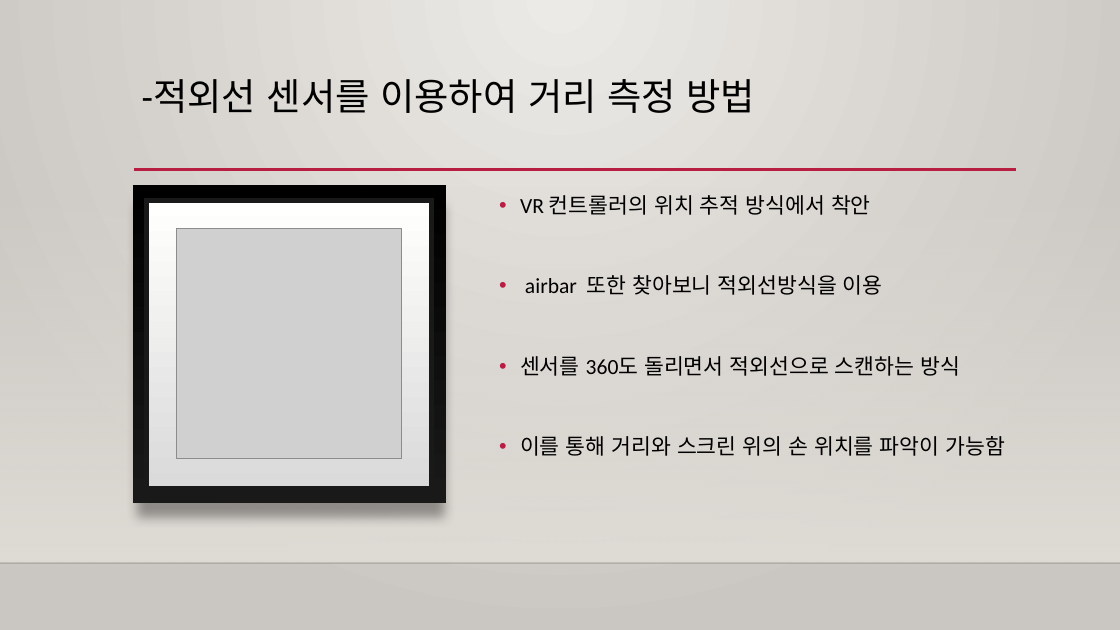
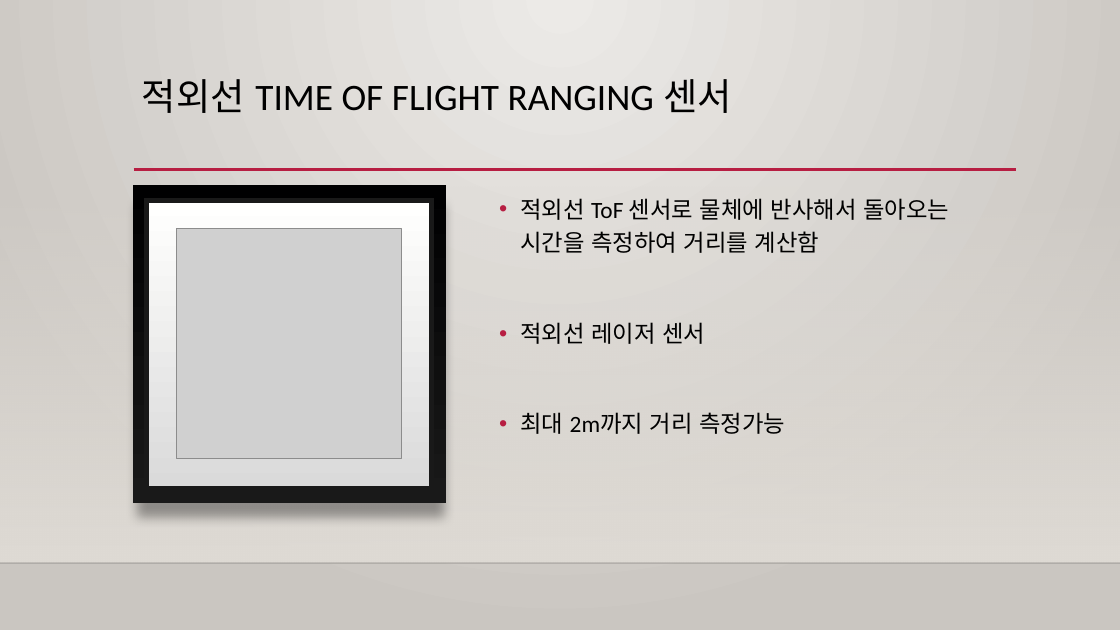
Before and after one commit to Capstone-Design/Documents, a slide deck: slide 4 of 캡스톤디자인발표.pptx (slide 5 before the commit). Drawn at 1120x630 pixels with LibreOffice and Linux fonts; fonts in the diff are those of the drawing; grey boxes stand for pictures; background and template pictures are left out. Boxes give left, top, right and bottom in pixels: in the first picture for what was removed or moved away, otherwise in the second. Text is boxed around its words. In the diff, an @@ line names an element or a change of style, - is before the commit and + after.

```diff
--- a/캡스톤디자인발표.pptx
+++ b/캡스톤디자인발표.pptx
@@ title at [142, 79, 732, 113]: text changed @@
--적외선 센서를 이용하여 거리 측정 방법
+적외선 TIME OF FLIGHT RANGING 센서
@@ text at [520, 198, 949, 434]: text changed; size 18.5 to 20 pt @@
-• VR 컨트롤러의 위치 추적 방식에서 착안
-• airbar 또한 찾아보니 적외선방식을 이용
-• 센서를 360도 돌리면서 적외선으로 스캔하는 방식
-• 이를 통해 거리와 스크린 위의 손 위치를 파악이 가능함
+• 적외선 ToF 센서로 물체에 반사해서 돌아오는 시간을 측정하여 거리를 계산함
+• 적외선 레이저 센서
+• 최대 2m까지 거리 측정가능
```
Also in this commit, not shown: 1 other slide changed, 6 slides added, 5 slides removed.
